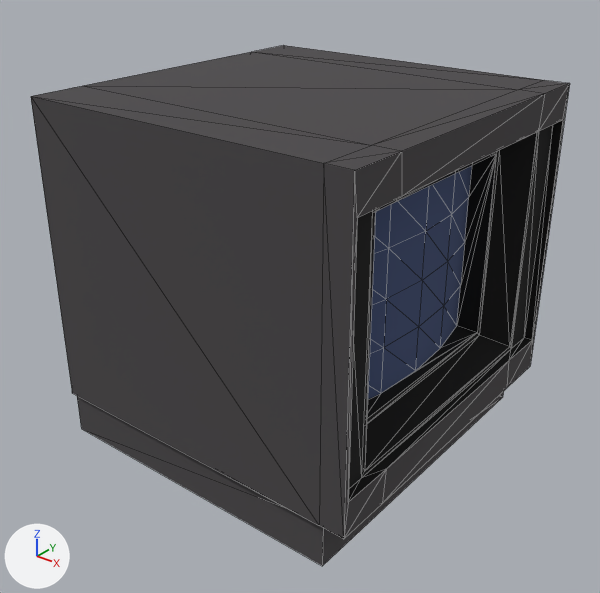
What one commit did to the glTF model mesh/Display.glb.
Rendered twice from a 50 mm lens placed at (2.7, -3.45, 1.8), pointed at (0.02, -0.1, -0.27). Lighting does not change. The marker at lower left points along +X, +Y and +Z. Mesh edges are drawn as thin lines.
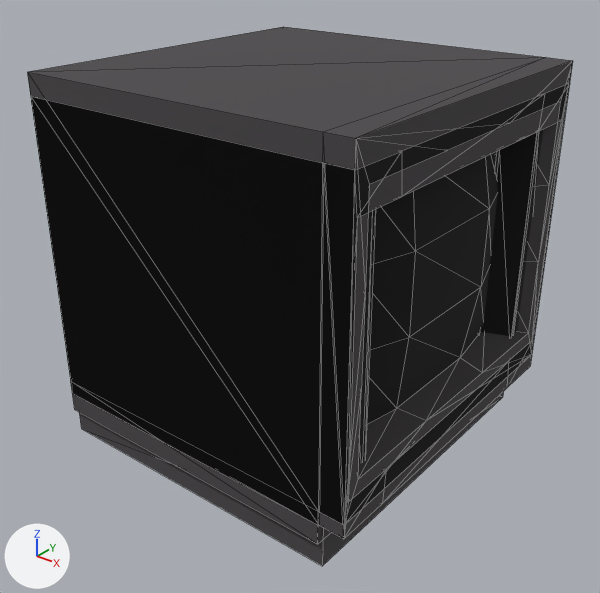
Pixel boxes (x1, y1, x2, y2) of what changed, in the pictures (600 x 593 px):
'Cube.001', added
    after: (27, 27, 573, 544)
    faces in mat_material (dark grey #494648): (27, 27, 573, 544)
    faces in mat_material_001 (black #0e0d0d): (367, 150, 500, 424)
'Cube', unchanged, covered by the edit
    before: (31, 45, 570, 566)
    after: (31, 84, 569, 566)

The change, as a diff of the scene's bpy script:
```diff
--- a/mesh/Display.glb.py
+++ b/mesh/Display.glb.py
@@ me_cube_001 @@
+me_cube_001.from_pydata(...)  # 44 vertices, 84 faces; spans x -1.0..1.0, y -1.0..1.0, z -1.0..1.0
+# faces by material slot: [66, 18]
+me_cube_001.materials.append(mat_material)  # dark grey #494648
+me_cube_001.materials.append(mat_material_001)  # black #0e0d0d
@@ ob_cube_001 @@
+ob_cube_001 = bpy.data.objects.new('Cube.001', me_cube_001)
+ob_cube_001.location = (0.0, 0.0, 0.0)
```
